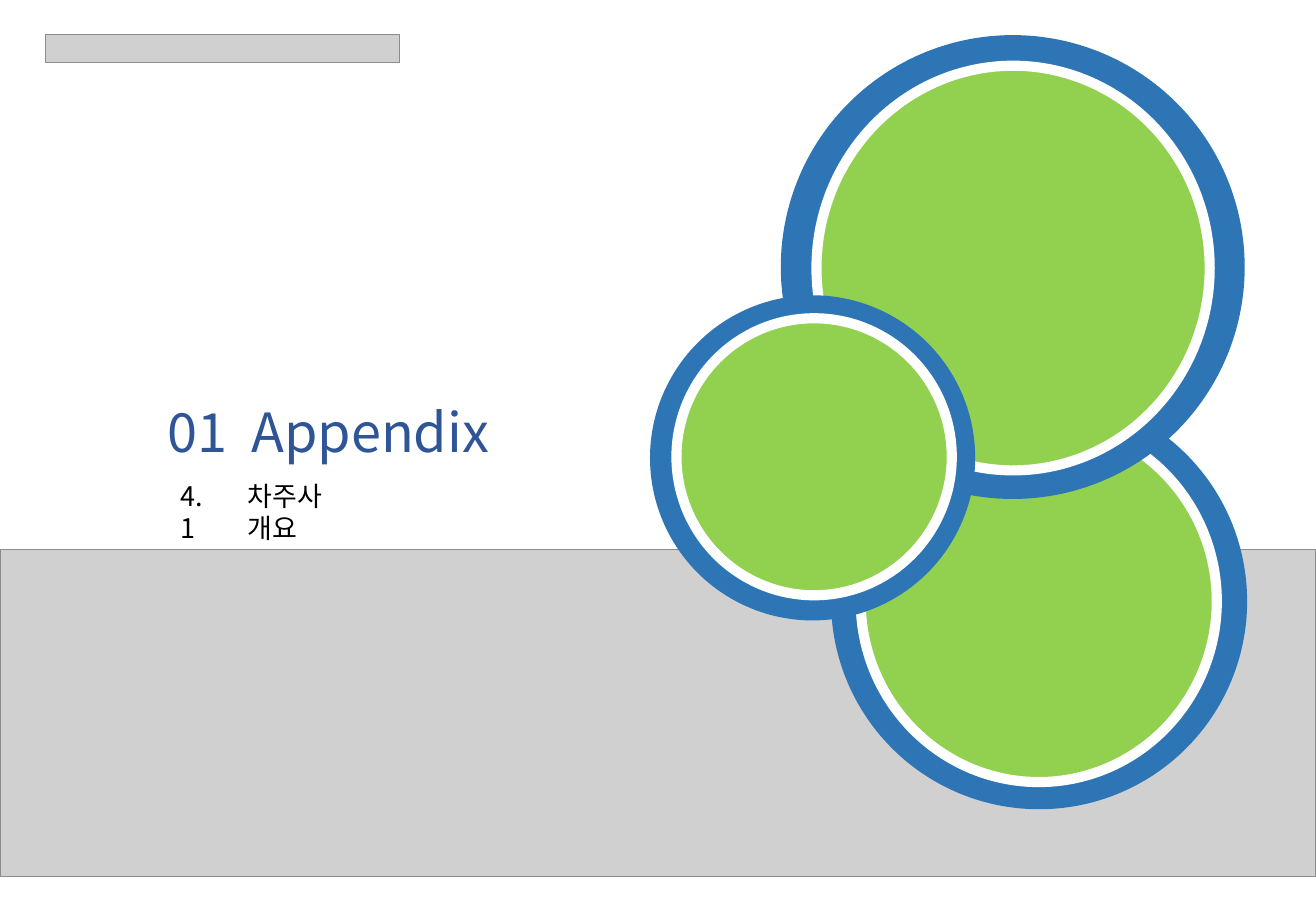
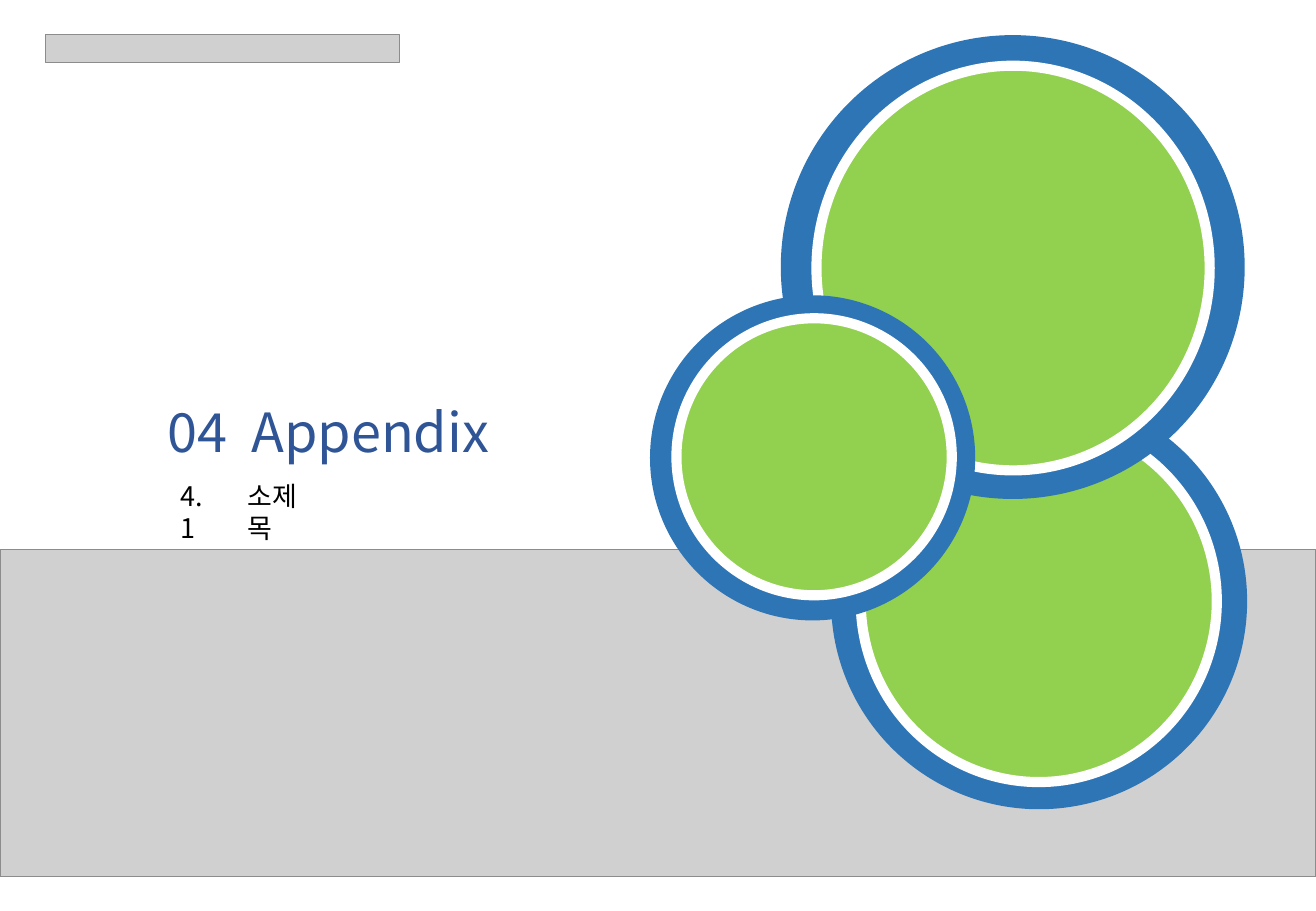
Before and after one commit to rainfieldinv-cell/rainfield-im, a slide deck: slide 8 of templates/레이아웃.pptx (slide 12 before the commit). Drawn at 1316x911 pixels with LibreOffice and Linux fonts; fonts in the diff are those of the drawing; grey boxes stand for pictures. Boxes give left, top, right and bottom in pixels: in the first picture for what was removed or moved away, otherwise in the second. Text is boxed around its words. In the diff, an @@ line names an element or a change of style, - is before the commit and + after.

```diff
--- a/templates/레이아웃.pptx
+++ b/templates/레이아웃.pptx
@@ text at (167,409,489,465): text changed @@
-01 Appendix
+04 Appendix
@@ text at (248,483,298,540): text changed @@
-차주사 개요
+소제목
```
Also in this commit, not shown: 3 other slides changed, 3 slides removed, 1 other file.
